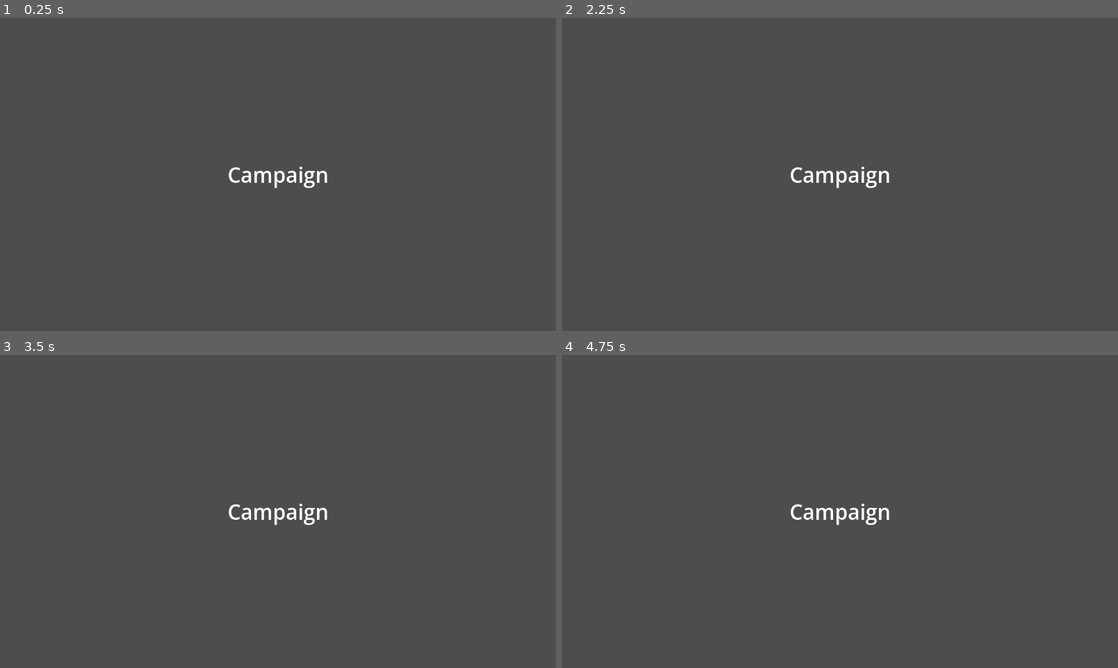
Above: before the commit, frames 1-4 (two rows, left to right).
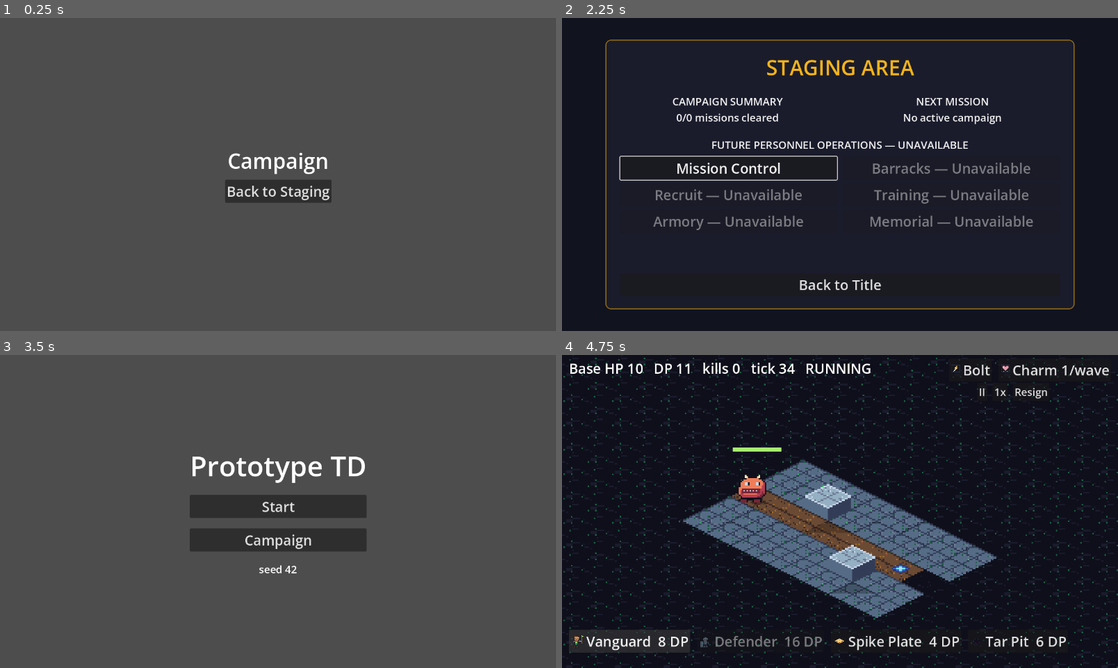
Above: after the commit, the same moments.

Repository: junnyboi/proto-td
Game: Godot game, scene res://scenes/stage_select.tscn
Two runs of this game, one before a commit and one after it. Both use one fixed random seed, a clock stepped at 60 frames per second and the inputs below. This scene is started directly instead of the project's main scene.
Inputs (mouse positions are in pixels of both pictures, inside the frame that each line leads up to):
- Up to frame 1 (0.25 s): no input
- Up to frame 2 (2.25 s): click (840, 190) at 0.5 s, where only the run after the commit has a clickable "Back to Staging"; click (728, 168) at 1.25 s, where only the run after the commit has a clickable "Mission Control"; click (840, 190) at 2 s, where only the run after the commit has a clickable "Back to Staging"
- Up to frame 3 (3.5 s): click (278, 621) at 2.75 s, where only the run after the commit has a clickable "Back to Title"
- Up to frame 4 (4.75 s): click (840, 505) at 3.5 s, where only the run after the commit has a clickable "Start"; click (628, 639) at 4.25 s, where only the run after the commit has a clickable "Vanguard 8 DP"

The runs differ from the first frame. In frame 1, 1.9% of the frame differs, in the area x 40-60%, y 43-59%; in frame 2, 99%, in the area x 0-100%, y 0-100%; in frame 3, 5.5%; in frame 4, 99%.

Commit message:
AGENT A - Add P15 staging vertical slice

Diff:
--- a/autoloads/game.gd
+++ b/autoloads/game.gd
@@ -135,13 +135,9 @@
 	_swap_content.call_deferred(TITLE_SCENE_PATH)
 
 
-## P15 campaign-home seam. The stage-select fallback exists only so this
-## dependency-contract commit remains standalone-green before Agent B lands
-## staging.tscn; Agent A removes it before the final P15 acceptance run.
+## P15 campaign-home seam. Returning here only swaps the projection; the
+## existing CampaignState object remains authoritative and unchanged.
 func open_staging() -> void:
-	if not ResourceLoader.exists(STAGING_SCENE_PATH):
-		_swap_content.call_deferred(STAGE_SELECT_SCENE_PATH)
-		return
 	_swap_content.call_deferred(STAGING_SCENE_PATH)
 
 
--- /dev/null
+++ b/scenes/staging.tscn
@@ -0,0 +1,12 @@
+[gd_scene load_steps=2 format=3]
+
+[ext_resource type="Script" path="res://scripts/ui/staging.gd" id="1"]
+
+[node name="StagingRoot" type="Control"]
+layout_mode = 3
+anchors_preset = 15
+anchor_right = 1.0
+anchor_bottom = 1.0
+grow_horizontal = 2
+grow_vertical = 2
+script = ExtResource("1")
--- a/scripts/ui/results.gd
+++ b/scripts/ui/results.gd
@@ -3,7 +3,7 @@
 ## Results screen (Phase 10, td-phase-10.md §2.6; mode-aware since Phase
 ## 13): headline + stars + tallies from Game.last_result, one "Unlocked:"
 ## line per granted reward (the reveal). Actions route by mode — campaign:
-## Retry -> squad select, Continue (CLEAR only) -> stage select; quick
+## Retry -> squad select, Return to Staging for either outcome; quick
 ## battle: Retry -> restart the same stage; Back to Title always present.
 ## The battle's stamp edge owns victory/defeat SFX — this screen only
 ## clicks (L3).
@@ -54,12 +54,12 @@
 	retry.add_theme_font_size_override("font_size", FONT_SIZE)
 	retry.pressed.connect(_on_retry)
 	actions.add_child(retry)
-	if cleared and Game.campaign_active:
+	if Game.campaign_active:
 		var next := Button.new()
-		next.name = "ContinueToMap"
-		next.text = "Continue"
+		next.name = "ReturnToStaging"
+		next.text = "Return to Staging"
 		next.add_theme_font_size_override("font_size", FONT_SIZE)
-		next.pressed.connect(_on_continue)
+		next.pressed.connect(_on_return_to_staging)
 		actions.add_child(next)
 	var title := Button.new()
 	title.name = "BackToTitle"
@@ -69,9 +69,9 @@
 	actions.add_child(title)
 
 
-func _on_continue() -> void:
+func _on_return_to_staging() -> void:
 	Sfx.play("ui_click")
-	Game.open_stage_select()
+	Game.open_staging()
 
 
 func _on_retry() -> void:
--- a/scripts/ui/stage_select.gd
+++ b/scripts/ui/stage_select.gd
@@ -46,6 +46,12 @@
 		hint.add_theme_font_size_override("font_size", HINT_FONT_SIZE)
 		hint.horizontal_alignment = HORIZONTAL_ALIGNMENT_CENTER
 		column.add_child(hint)
+	var back := Button.new()
+	back.name = "BackToStaging"
+	back.text = "Back to Staging"
+	back.add_theme_font_size_override("font_size", FONT_SIZE)
+	back.pressed.connect(_on_back_to_staging)
+	column.add_child(back)
 
 
 func _row_text(stage: StageDef, unlocked: bool) -> String:
@@ -62,3 +68,8 @@
 	Sfx.play("ui_click")
 	Game.selected_stage_id = stage_id
 	Game.open_squad_select()
+
+
+func _on_back_to_staging() -> void:
+	Sfx.play("ui_click")
+	Game.open_staging()
--- /dev/null
+++ b/scripts/ui/staging.gd
@@ -0,0 +1,191 @@
+extends Control
+
+## P15 campaign home: a plain strategic shell over the existing session model.
+## The view derives summaries and routes through Game; it never mutates campaign state.
+
+const HEADING_SIZE := 48
+const OPERATION_SIZE := 32
+const DETAIL_SIZE := 24
+const SHELL_SIZE := Vector2(1080.0, 620.0)
+const BACKDROP_COLOR := Color("11131f")
+const PANEL_COLOR := Color("1a1c2c")
+const TEXT_COLOR := Color("f4f4f4")
+const ACCENT_COLOR := Color("f4b41b")
+
+
+func _ready() -> void:
+	Game.content = self
+	_build_screen()
+
+
+func _build_screen() -> void:
+	var backdrop := ColorRect.new()
+	backdrop.name = "Backdrop"
+	backdrop.color = BACKDROP_COLOR
+	backdrop.set_anchors_preset(Control.PRESET_FULL_RECT)
+	backdrop.mouse_filter = Control.MOUSE_FILTER_IGNORE
+	add_child(backdrop)
+
+	var center := CenterContainer.new()
+	center.name = "StagingCenter"
+	center.set_anchors_preset(Control.PRESET_FULL_RECT)
+	add_child(center)
+
+	var shell := PanelContainer.new()
+	shell.name = "StagingShell"
+	shell.custom_minimum_size = SHELL_SIZE
+	shell.add_theme_stylebox_override("panel", _panel_style())
+	center.add_child(shell)
+
+	var margin := MarginContainer.new()
+	margin.add_theme_constant_override("margin_left", 32)
+	margin.add_theme_constant_override("margin_top", 28)
+	margin.add_theme_constant_override("margin_right", 32)
+	margin.add_theme_constant_override("margin_bottom", 28)
+	shell.add_child(margin)
+
+	var column := VBoxContainer.new()
+	column.name = "StagingColumn"
+	column.add_theme_constant_override("separation", 18)
+	margin.add_child(column)
+
+	var heading := _label("StagingHeading", "STAGING AREA", HEADING_SIZE)
+	heading.add_theme_color_override("font_color", ACCENT_COLOR)
+	column.add_child(heading)
+
+	column.add_child(_build_briefing())
+	column.add_child(_build_operations())
+
+
+func _build_briefing() -> HBoxContainer:
+	var briefing := HBoxContainer.new()
+	briefing.name = "BriefingRow"
+	briefing.size_flags_horizontal = Control.SIZE_EXPAND_FILL
+	briefing.add_theme_constant_override("separation", 24)
+
+	var campaign_summary := _label(
+		"CampaignSummary", _campaign_summary_text(), DETAIL_SIZE,
+	)
+	campaign_summary.custom_minimum_size = Vector2(480.0, 92.0)
+	campaign_summary.size_flags_horizontal = Control.SIZE_EXPAND_FILL
+	campaign_summary.vertical_alignment = VERTICAL_ALIGNMENT_CENTER
+	campaign_summary.autowrap_mode = TextServer.AUTOWRAP_WORD_SMART
+	briefing.add_child(campaign_summary)
+
+	var next_summary := _label(
+		"NextMissionSummary", _next_mission_text(), DETAIL_SIZE,
+	)
+	next_summary.custom_minimum_size = Vector2(480.0, 92.0)
+	next_summary.size_flags_horizontal = Control.SIZE_EXPAND_FILL
+	next_summary.autowrap_mode = TextServer.AUTOWRAP_WORD_SMART
+	next_summary.vertical_alignment = VERTICAL_ALIGNMENT_CENTER
+	briefing.add_child(next_summary)
+	return briefing
+
+
+func _build_operations() -> VBoxContainer:
+	var operations := VBoxContainer.new()
+	operations.name = "OperationsColumn"
+	operations.size_flags_horizontal = Control.SIZE_EXPAND_FILL
+	operations.size_flags_vertical = Control.SIZE_EXPAND_FILL
+	operations.add_theme_constant_override("separation", 10)
+
+	var status := _label(
+		"OperationStatus", "FUTURE PERSONNEL OPERATIONS — UNAVAILABLE", DETAIL_SIZE,
+	)
+	status.autowrap_mode = TextServer.AUTOWRAP_WORD_SMART
+	operations.add_child(status)
+	var grid := GridContainer.new()
+	grid.name = "OperationGrid"
+	grid.columns = 2
+	grid.size_flags_vertical = Control.SIZE_EXPAND_FILL
+	grid.add_theme_constant_override("h_separation", 14)
+	grid.add_theme_constant_override("v_separation", 8)
+	operations.add_child(grid)
+
+	var mission := _button("MissionControlButton", "Mission Control", true)
+	mission.pressed.connect(_on_mission_control)
+	grid.add_child(mission)
+
+	for spec: Array in [
+		["BarracksButton", "Barracks — Unavailable"],
+		["RecruitButton", "Recruit — Unavailable"],
+		["TrainingButton", "Training — Unavailable"],
+		["ArmoryButton", "Armory — Unavailable"],
+		["MemorialButton", "Memorial — Unavailable"],
+	]:
+		grid.add_child(_button(String(spec[0]), String(spec[1]), false))
+
+	var back := _button("BackToTitleButton", "Back to Title", true)
+	back.pressed.connect(_on_back_to_title)
+	operations.add_child(back)
+	mission.focus_neighbor_bottom = mission.get_path_to(back)
+	mission.focus_next = mission.get_path_to(back)
+	back.focus_neighbor_top = back.get_path_to(mission)
+	back.focus_previous = back.get_path_to(mission)
+	mission.grab_focus.call_deferred()
+	return operations
+
+
+func _campaign_summary_text() -> String:
+	var stage_ids: Array[StringName] = Game.campaign_stage_ids()
+	var cleared := 0
+	if Game.campaign != null:
+		for stage_id: StringName in stage_ids:
+			if Game.campaign.stage_stars.has(stage_id):
+				cleared += 1
+	return "CAMPAIGN SUMMARY\n%d/%d missions cleared" % [cleared, stage_ids.size()]
+
+
+func _next_mission_text() -> String:
+	if Game.campaign == null:
+		return "NEXT MISSION\nNo active campaign"
+	for stage_id: StringName in Game.campaign_stage_ids():
+		if Game.is_stage_unlocked(stage_id) and not Game.campaign.stage_stars.has(stage_id):
+			var stage := load("res://data/stages/%s.tres" % stage_id) as StageDef
+			return "NEXT MISSION\n%d. %s\n%s" % [
+				stage.campaign_index, stage.title, stage.intro_hint,
+			]
+	return "NEXT MISSION\nCampaign complete"
+
+
+func _on_mission_control() -> void:
+	Sfx.play("ui_click")
+	Game.open_stage_select()
+
+
+func _on_back_to_title() -> void:
+	Sfx.play("ui_click")
+	Game.open_title()
+
+
+func _label(label_name: String, text: String, size_px: int) -> Label:
+	var label := Label.new()
+	label.name = label_name
+	label.text = text
+	label.add_theme_font_size_override("font_size", size_px)
+	label.add_theme_color_override("font_color", TEXT_COLOR)
+	label.horizontal_alignment = HORIZONTAL_ALIGNMENT_CENTER
+	return label
+
+
+func _button(button_name: String, text: String, enabled: bool) -> Button:
+	var button := Button.new()
+	button.name = button_name
+	button.text = text
+	button.custom_minimum_size = Vector2(0.0, 48.0)
+	button.size_flags_horizontal = Control.SIZE_EXPAND_FILL
+	button.add_theme_font_size_override("font_size", OPERATION_SIZE)
+	button.disabled = not enabled
+	if not enabled:
+		button.focus_mode = Control.FOCUS_NONE
+	return button
+
+
+func _panel_style() -> StyleBoxFlat:
+	var style := StyleBoxFlat.new()
+	style.bg_color = PANEL_COLOR
+	style.border_color = ACCENT_COLOR.darkened(0.35)
+	style.set_border_width_all(2)
+	style.set_corner_radius_all(12)
+	return style
--- a/selftest/scenarios/campaign_flow.gd
+++ b/selftest/scenarios/campaign_flow.gd
@@ -1,6 +1,6 @@
 extends RefCounted
 
-## Phase 10 scenario (td-phase-10.md §5): title -> Campaign -> stage select
+## Phase 10 + P15 scenario: title -> Campaign -> Staging -> stage select
 ## (locks) -> squad select (picks, counter, empty loadout) -> S1 battle
 ## (bot_stage_01's timeline through the seam) -> Continue -> results (stars,
 ## reward reveal) -> stage select (progress) -> s2 squad select (guard_2
@@ -24,6 +24,12 @@
 	if campaign_btn == null:
 		return
 	await h.click_view(campaign_btn.get_global_rect().get_center())
+	var staging := await _await_screen(h, game, "StagingRoot")
+	h.check("campaign opens Staging", staging != null)
+	if staging == null:
+		return
+	var campaign_ref: CampaignState = game.get("campaign")
+	game.call("open_stage_select")
 	var select := await _await_screen(h, game, "StageColumn")
 	h.check("stage select opened", select != null)
 	if select == null:
@@ -71,12 +77,14 @@
 	h.check("loadout strip empty pre-unlocks", strip.text.contains("nothing unlocked"))
 	h.check("StartBattle enabled after picks", not start_btn.disabled)
 	await h.shot("squad_select")
-	await _battle_and_progress(h, game, start_btn)
+	await _battle_and_progress(h, game, start_btn, campaign_ref)
 
 
 ## Second half (own function to keep run() within the lint's return
 ## budget): S1 battle -> Continue -> results -> progress -> s2 gate.
-func _battle_and_progress(h: SelfTestHarness, game: Node, start_btn: Button) -> void:
+func _battle_and_progress(
+		h: SelfTestHarness, game: Node, start_btn: Button, campaign_ref: CampaignState,
+) -> void:
 	await h.click_view(start_btn.get_global_rect().get_center())
 	var budget := 120
 	while budget > 0 and game.get("current_battle") == null:
@@ -140,10 +148,8 @@
 	)
 	await h.shot("results_reward")
 
-	# back to stage select: progress visible, s2 open
-	var to_map := results.find_child("ContinueToMap", true, false) as Button
-	await h.click_view(to_map.get_global_rect().get_center())
-	var select2 := await _await_screen(h, game, "StageColumn")
+	# back through Staging: progress visible there, then s2 open in Mission Control
+	var select2 := await _return_to_stage_select(h, game, results, campaign_ref)
 	h.check("stage select re-opened", select2 != null)
 	if select2 == null:
 		return
@@ -174,14 +180,36 @@
 	h.done()
 
 
+func _return_to_stage_select(
+		h: SelfTestHarness, game: Node, results: Control, campaign_ref: CampaignState,
+) -> Control:
+	var to_staging := results.find_child("ReturnToStaging", true, false) as Button
+	h.check("campaign CLEAR offers Return to Staging", to_staging != null)
+	if to_staging == null:
+		return null
+	await h.click_view(to_staging.get_global_rect().get_center())
+	var staging := await _await_screen(h, game, "StagingRoot")
+	h.check("Staging re-opened after clear", staging != null)
+	if staging == null:
+		return null
+	h.check("campaign session preserved through Staging", game.get("campaign") == campaign_ref)
+	var summary := staging.find_child("CampaignSummary", true, false) as Label
+	h.check("Staging summary exists", summary != null)
+	if summary == null:
+		return null
+	h.check("Staging summary advances to 1/8", summary.text.contains("1/8"), summary.text)
+	game.call("open_stage_select")
+	return await _await_screen(h, game, "StageColumn")
+
+
 ## Awaits the deferred content swap and returns the new screen (null on
 ## timeout) — nodes are only fetched after the swap lands (L4).
 func _await_screen(h: SelfTestHarness, game: Node, marker: String) -> Control:
 	var budget := 120
 	while budget > 0:
 		var content := game.get("content") as Node
-		if content != null and is_instance_valid(content) \
-				and content is Control and content.find_child(marker, true, false) != null:
+		if content != null and is_instance_valid(content) and content is Control \
+				and (content.name == marker or content.find_child(marker, true, false) != null):
 			# let a layout pass position the fresh Controls before anyone
 			# reads get_global_rect() for a click (unsettled rects overlap
 			# at origin and rapid clicks land on the wrong button)
--- a/selftest/scenarios/resign_flow.gd
+++ b/selftest/scenarios/resign_flow.gd
@@ -85,6 +85,10 @@
 		"no ContinueToMap outside a campaign",
 		results.find_child("ContinueToMap", true, false) == null,
 	)
+	h.check(
+		"no ReturnToStaging outside a campaign",
+		results.find_child("ReturnToStaging", true, false) == null,
+	)
 	await h.shot("results_defeat")
 	if back_btn == null:
 		return
--- /dev/null
+++ b/selftest/scenarios/staging_flow.gd
@@ -0,0 +1,224 @@
+extends RefCounted
+
+## P15 focused route/UI proof. Raw input validates each new surface once;
+## campaign_flow retains the real CLEAR/progression proof and resign_flow keeps
+## quick-mode separation.
+
+const FUTURE_BUTTONS: Array[String] = [
+	"BarracksButton",
+	"RecruitButton",
+	"TrainingButton",
+	"ArmoryButton",
+	"MemorialButton",
+]
+const VIEWPORT_RECT := Rect2(Vector2.ZERO, Vector2(1280.0, 720.0))
+
+
+func run(h: SelfTestHarness) -> void:
+	h.max_frames = 1400
+	await h.frames(10)
+	var game := h.autoload("Game")
+	h.expect_done()
+	var staging := await _open_initial_staging(h, game)
+	if staging == null:
+		return
+	var initial := _snapshot(game)
+	await _check_initial_staging(h, game, staging, initial)
+	await h.shot("staging_initial")
+	staging = await _mission_round_trip(h, game, staging, initial)
+	if staging == null:
+		return
+	staging = await _defeat_round_trip(h, game, initial)
+	if staging == null:
+		return
+	if not await _return_to_title(h, game, staging):
+		return
+	h.done()
+
+
+func _open_initial_staging(h: SelfTestHarness, game: Node) -> Control:
+	var title := game.get("content") as Control
+	var campaign_button := title.find_child("CampaignButton", true, false) as Button
+	h.check("Campaign button exists", campaign_button != null)
+	if campaign_button == null:
+		return null
+	await h.click_view(campaign_button.get_global_rect().get_center())
+	var staging := await _await_screen(h, game, "StagingRoot")
+	h.check("Campaign opens Staging", staging != null)
+	return staging
+
+
+func _mission_round_trip(
+		h: SelfTestHarness, game: Node, staging: Control, initial: Dictionary,
+) -> Control:
+	var mission := _find(staging, "MissionControlButton") as Button
+	await h.click_view(mission.get_global_rect().get_center())
+	var stage_select := await _await_screen(h, game, "StageColumn")
+	h.check("Mission Control opens stage select", stage_select != null)
+	if stage_select == null:
+		return null
+	h.check("Stage s1 is available", _find(stage_select, "Stage_s1") != null)
+	await h.shot("staging_to_missions")
+	var back := _find(stage_select, "BackToStaging") as Button
+	h.check("stage select offers Back to Staging", back != null)
+	if back == null:
+		return null
+	await h.click_view(back.get_global_rect().get_center())
+	var returned := await _await_screen(h, game, "StagingRoot")
+	h.check("Back returns to Staging", returned != null)
+	if returned != null:
+		_check_snapshot(h, game, initial, "stage-select return")
+	return returned
+
+
+func _defeat_round_trip(
+		h: SelfTestHarness, game: Node, initial: Dictionary,
+) -> Control:
+	game.set("last_result", {
+		"stage_id": &"s1", "result": BattleModel.Result.DEFEAT, "stars": 0,
+		"leaks": 3, "kills": 0, "rewards_granted": [],
+	})
+	game.call("open_results")
+	var results := await _await_screen(h, game, "ResultsColumn")
+	h.check("campaign defeat results opened", results != null)
+	if results == null:
+		return null
+	var headline := _find(results, "Headline") as Label
+	h.check(
+		"campaign result reads DEFEAT",
+		headline != null and headline.text == "DEFEAT",
+	)
+	var return_button := _find(results, "ReturnToStaging") as Button
+	h.check("campaign defeat offers Return to Staging", return_button != null)
+	if return_button == null:
+		return null
+	await h.shot("results_return_to_staging")
+	await h.click_view(return_button.get_global_rect().get_center())
+	var staging := await _await_screen(h, game, "StagingRoot")
+	h.check("defeat returns to Staging", staging != null)
+	if staging != null:
+		_check_snapshot(h, game, initial, "defeat return")
+	return staging
+
+
+func _return_to_title(h: SelfTestHarness, game: Node, staging: Control) -> bool:
+	var back := _find(staging, "BackToTitleButton") as Button
+	h.check("Staging offers Back to Title", back != null)
+	if back == null:
+		return false
+	await h.click_view(back.get_global_rect().get_center())
+	var title := await _await_screen(h, game, "TitleBox")
+	h.check("Back to Title reaches title", title != null)
+	h.check("Back to Title clears campaign", game.get("campaign") == null)
+	h.check("Back to Title clears campaign mode", not bool(game.get("campaign_active")))
+	h.check("Back to Title clears stage", game.get("selected_stage_id") == &"")
+	h.check("Back to Title clears squad", (game.get("selected_squad") as Array).is_empty())
+	return title != null
+
+
+func _check_initial_staging(
+		h: SelfTestHarness, game: Node, staging: Control, initial: Dictionary,
+) -> void:
+	for node_name: String in [
+		"StagingHeading", "CampaignSummary", "NextMissionSummary",
+		"MissionControlButton", "BarracksButton", "RecruitButton",
+		"TrainingButton", "ArmoryButton", "MemorialButton",
+		"BackToTitleButton", "OperationStatus",
+	]:
+		h.check(
+			"Staging node %s exists" % node_name,
+			_find(staging, node_name) != null,
+		)
+
+	var summary := _find(staging, "CampaignSummary") as Label
+	var next_mission := _find(staging, "NextMissionSummary") as Label
+	var status := _find(staging, "OperationStatus") as Label
+	h.check(
+		"campaign summary starts at 0/8",
+		summary.text.contains("0/8"), summary.text,
+	)
+	h.check(
+		"next mission names First Stand",
+		next_mission.text.contains("First Stand"), next_mission.text,
+	)
+	h.check(
+		"operation status marks future work unavailable",
+		status.text.contains("UNAVAILABLE"), status.text,
+	)
+	h.check("Staging has no stage rows", _find(staging, "StageColumn") == null)
+	h.check("Staging has no results panel", _find(staging, "ResultsColumn") == null)
+
+	var shell := _find(staging, "StagingShell") as Control
+	h.check("Staging shell exists", shell != null)
+	if shell != null:
+		var shell_rect := shell.get_global_rect()
+		h.check(
+			"Staging shell width is 1080",
+			is_equal_approx(shell_rect.size.x, 1080.0), str(shell_rect.size),
+		)
+		h.check(
+			"Staging shell height is 620",
+			is_equal_approx(shell_rect.size.y, 620.0), str(shell_rect.size),
+		)
+		h.check("Staging shell fits the viewport", VIEWPORT_RECT.encloses(shell_rect), str(shell_rect))
+
+	var heading := _find(staging, "StagingHeading") as Label
+	var mission := _find(staging, "MissionControlButton") as Button
+	var back := _find(staging, "BackToTitleButton") as Button
+	h.check("heading meets 48px floor", heading.get_theme_font_size("font_size") >= 48)
+	h.check("Mission Control is enabled", not mission.disabled)
+	h.check("Back to Title is enabled", not back.disabled)
+	h.check("Mission Control meets 32px floor", mission.get_theme_font_size("font_size") >= 32)
+	h.check("detail text meets 24px floor", summary.get_theme_font_size("font_size") >= 24)
+
+	for button_name: String in FUTURE_BUTTONS:
+		var button := _find(staging, button_name) as Button
+		h.check("%s is disabled" % button_name, button.disabled)
+		h.check("%s is unfocusable" % button_name, button.focus_mode == Control.FOCUS_NONE)
+		h.check("%s says unavailable" % button_name, button.text.contains("Unavailable"), button.text)
+		h.check("%s lies inside viewport" % button_name, VIEWPORT_RECT.encloses(button.get_global_rect()))
+		await h.click_view(button.get_global_rect().get_center())
+		h.check("%s click keeps Staging open" % button_name, game.get("content") == staging)
+		_check_snapshot(h, game, initial, "%s disabled click" % button_name)
+
+
+func _snapshot(game: Node) -> Dictionary:
+	var campaign: CampaignState = game.get("campaign")
+	return {
+		"campaign": campaign,
+		"stars": campaign.stage_stars.duplicate(true),
+		"operators": campaign.unlocked_operators.duplicate(),
+		"traps": campaign.unlocked_traps.duplicate(),
+		"spells": campaign.unlocked_spells.duplicate(),
+		"stage": game.get("selected_stage_id"),
+		"squad": (game.get("selected_squad") as Array).duplicate(),
+	}
+
+
+func _check_snapshot(h: SelfTestHarness, game: Node, expected: Dictionary, label: String) -> void:
+	var current := _snapshot(game)
+	h.check("%s preserves campaign object" % label, current["campaign"] == expected["campaign"])
+	h.check("%s preserves stars" % label, current["stars"] == expected["stars"])
+	h.check("%s preserves unlocks" % label, current["operators"] == expected["operators"] \
+		and current["traps"] == expected["traps"] and current["spells"] == expected["spells"])
+	h.check("%s preserves selection" % label, current["stage"] == expected["stage"] \
+		and current["squad"] == expected["squad"])
+
+
+func _find(screen: Control, node_name: String) -> Node:
+	if screen.name == node_name:
+		return screen
+	return screen.find_child(node_name, true, false)
+
+
+func _await_screen(h: SelfTestHarness, game: Node, marker: String) -> Control:
+	var budget := 120
+	while budget > 0:
+		var content := game.get("content") as Node
+		if content != null and is_instance_valid(content) and content is Control \
+				and (content.name == marker or content.find_child(marker, true, false) != null):
+			await h.frames(3)
+			return content
+		budget -= 1
+		await h.frames(1)
+	return null
Not shown, added: scripts/ui/staging.gd.uid
Not shown, added: selftest/scenarios/staging_flow.gd.uid
Not shown, changed: docs/plans/TD-005-p15-staging-routing.md
Not shown, changed: docs/todo.md
